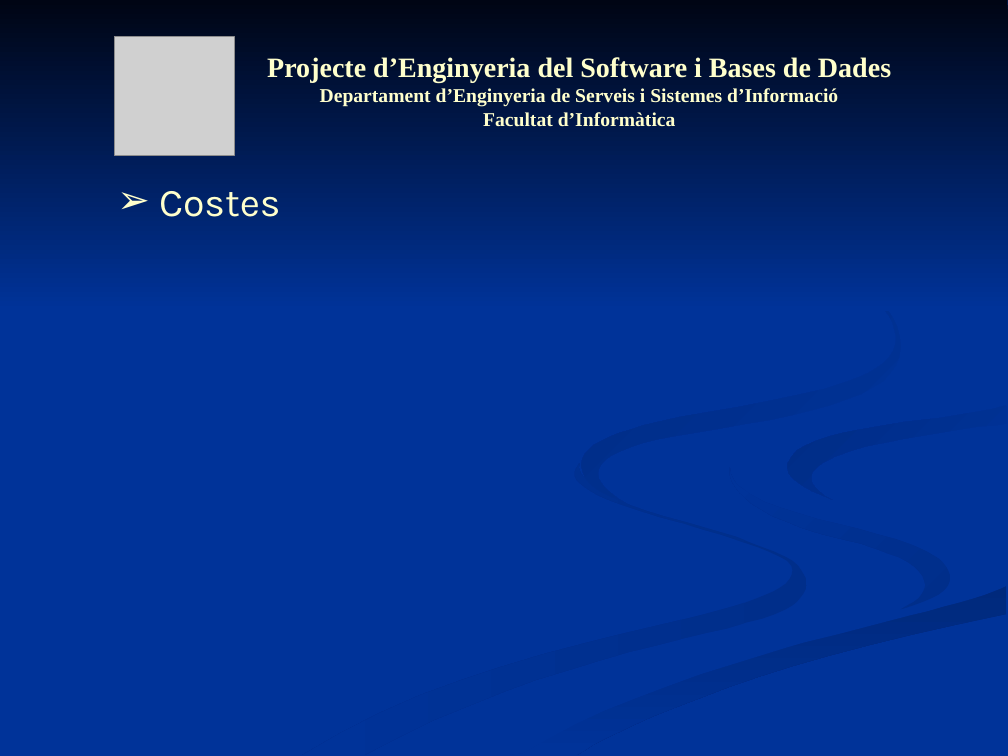
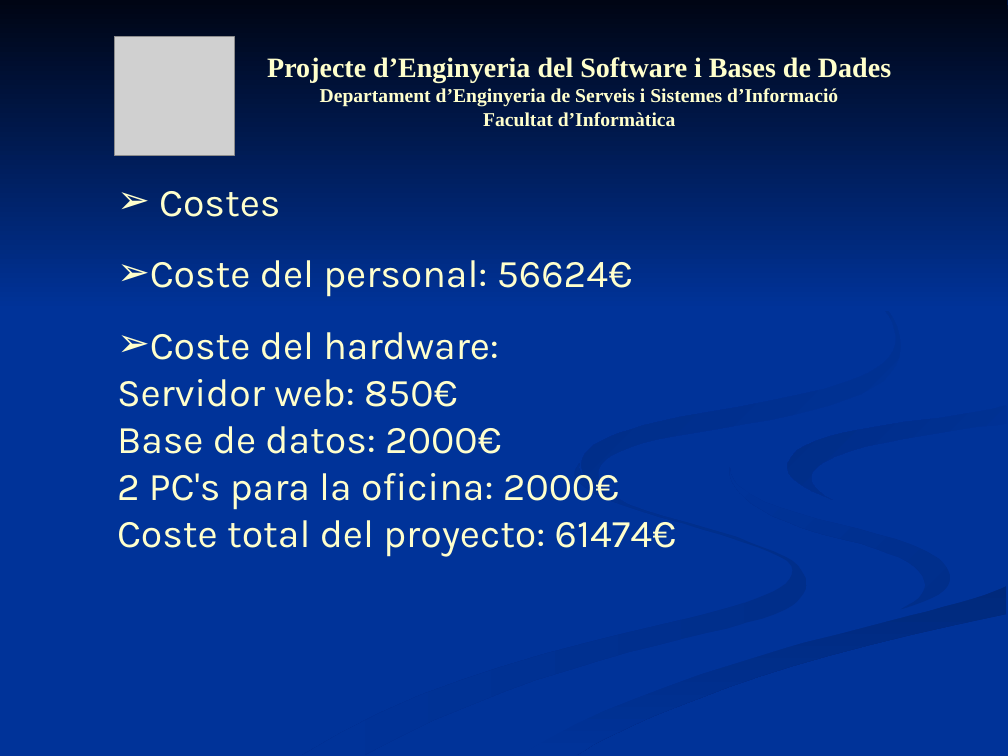
Before and after one commit to mvm9289/escfib, a slide deck: slide 12 of Docs/0910Q2-08-I-1-1.0-Presentacion.ppt. Drawn at 1008x756 pixels with LibreOffice and Linux fonts; fonts in the diff are those of the drawing; grey boxes stand for pictures. Boxes give left, top, right and bottom in pixels: in the first picture for what was removed or moved away, otherwise in the second. Text is boxed around its words. In the diff, an @@ line names an element or a change of style, - is before the commit and + after.

```diff
--- a/Docs/0910Q2-08-I-1-1.0-Presentacion.ppt
+++ b/Docs/0910Q2-08-I-1-1.0-Presentacion.ppt
@@ text added at (x1=117, y1=191, x2=677, y2=557), 28 pt, text #FFFFCC @@
+➢ Costes
+➢ Coste del personal: 56624€
+➢ Coste del hardware:
+Servidor web: 850€
+Base de datos: 2000€
+2 PC's para la oficina: 2000€
+Coste total del proyecto: 61474€
```
Also in this commit, not shown: 1 other slide changed.
